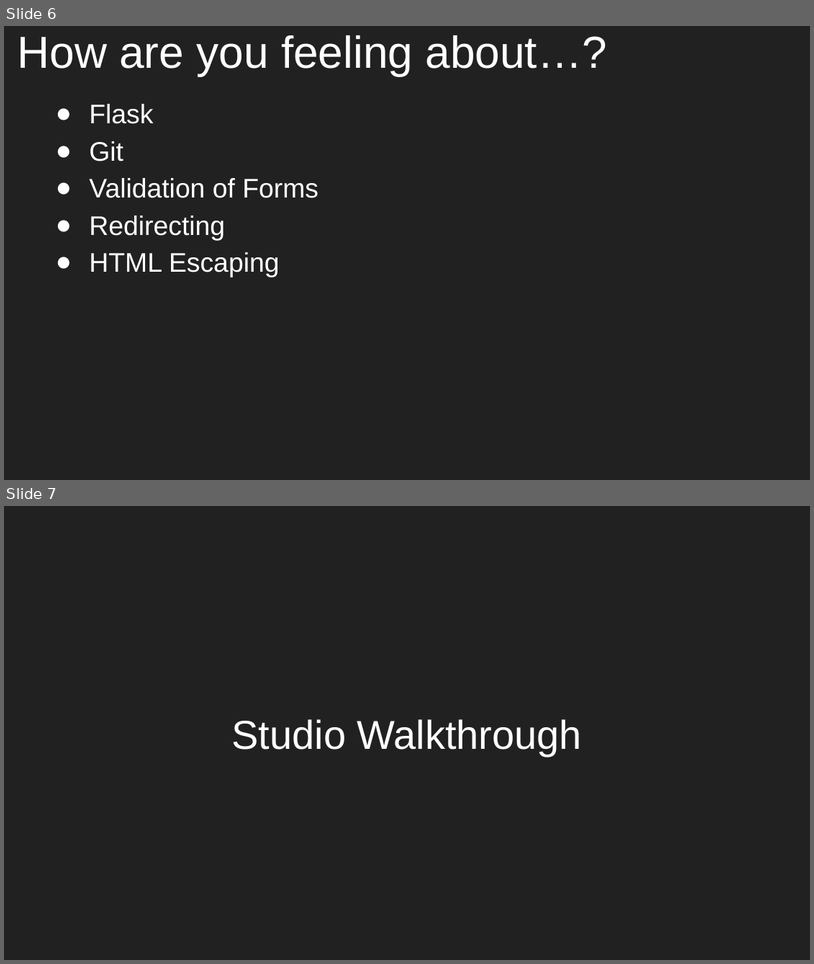
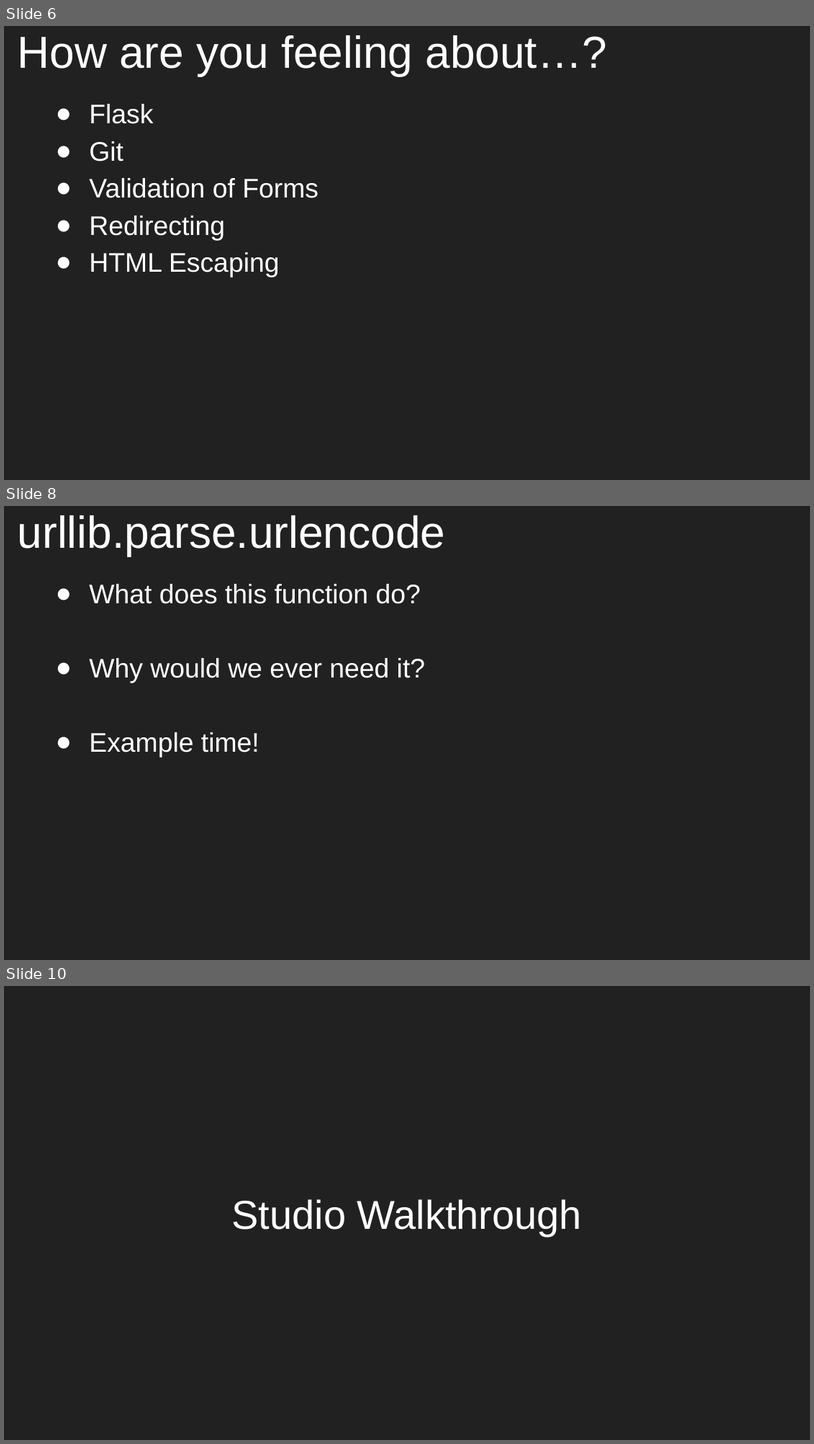
Before and after one commit to aleesham/lc101-unit2, a slide deck: slides/Unit 2 - LC 101 - Class 5.pptx. Shown one above the other, each under a label of ours: slides 6 and 7 before the commit, slides 6, 8 and 10 after it; the slides between them are not shown. The pictures are 814x964 and 814x1444 pixels, drawn with LibreOffice and Linux fonts; fonts in the diff are those of the drawing. Boxes give left, top, right and bottom in pixels: in the first picture for what was removed or moved away, otherwise in the second. Text is boxed around its words. In the diff, an @@ line names an element or a change of style, - is before the commit and + after.

Commit message:
Finished slides.

```diff
--- a/slides/Unit 2 - LC 101 - Class 5.pptx
+++ b/slides/Unit 2 - LC 101 - Class 5.pptx
@@ slide 8 added at [4, 506, 810, 960], background #212121 @@
@@ title added at [18, 515, 445, 556], 40 pt, text #FFFFFF @@
+urllib.parse.urlencode
@@ text added at [89, 584, 425, 757], 24 pt, text #FFFFFF @@
+● What does this function do?
+● Why would we ever need it?
+● Example time!
@@ what was slide 7 is now slide 10 @@
```
Also in this commit, not shown: 2 other slides added.
